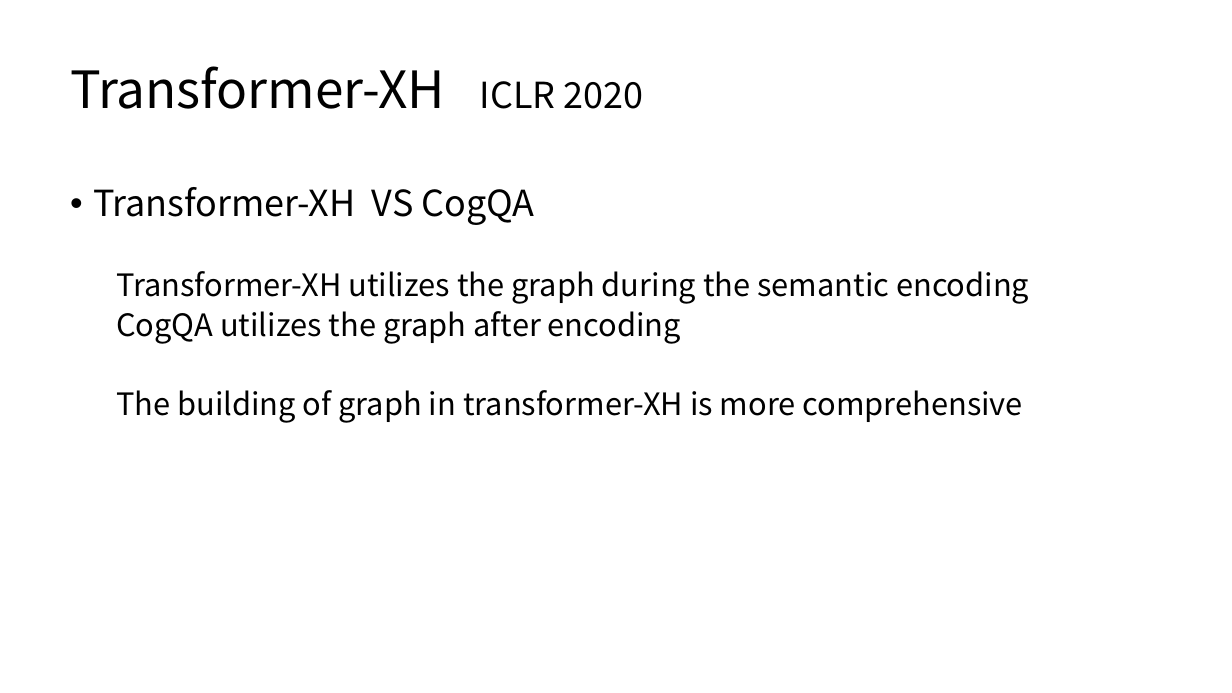
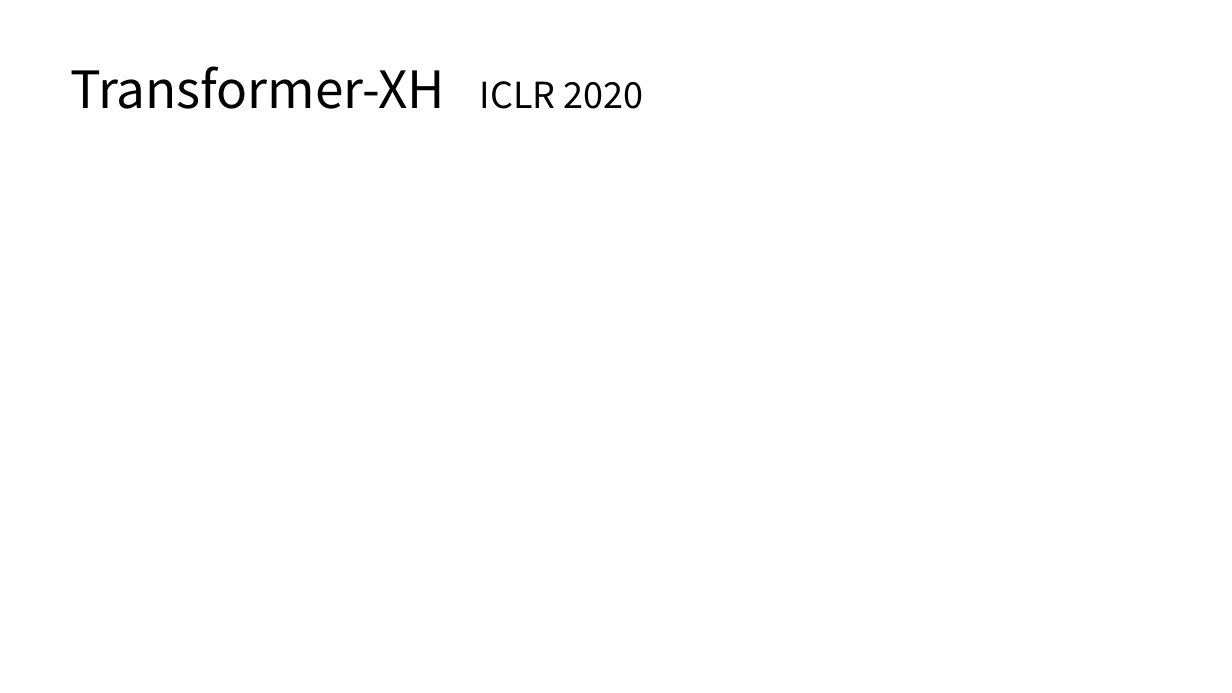
Before and after one commit to JamesHujy/TRPapers, a slide deck: slide 11 of slides/Survey_week1_hujinyi.pptx. Drawn at 1232x693 pixels with LibreOffice and Linux fonts; fonts in the diff are those of the drawing; grey boxes stand for pictures. Boxes give left, top, right and bottom in pixels: in the first picture for what was removed or moved away, otherwise in the second. Text is boxed around its words. In the diff, an @@ line names an element or a change of style, - is before the commit and + after.

```diff
--- a/slides/Survey_week1_hujinyi.pptx
+++ b/slides/Survey_week1_hujinyi.pptx
@@ text removed at <box>93,187,1029,423</box> @@
-• Transformer-XH VS CogQA
-  Transformer-XH utilizes the graph during the semantic encoding
-  CogQA utilizes the graph after encoding
-  The building of graph in transformer-XH is more comprehensive
```
Also in this commit, not shown: 13 other slides changed, 2 other files.
